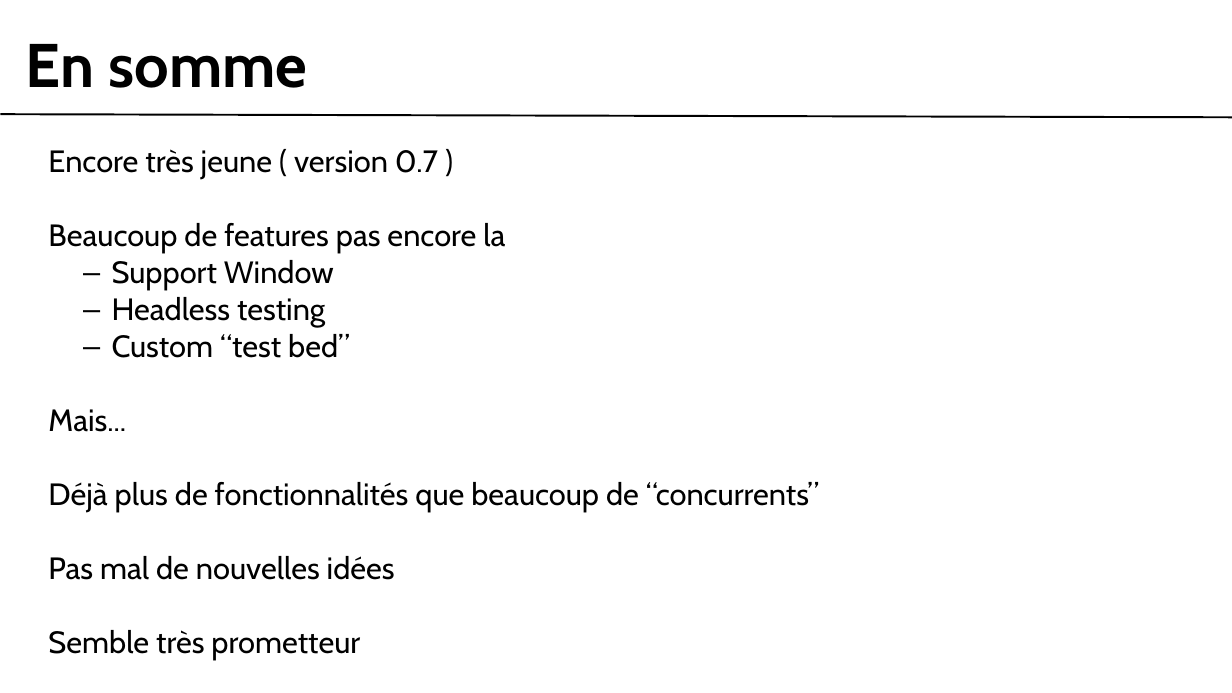
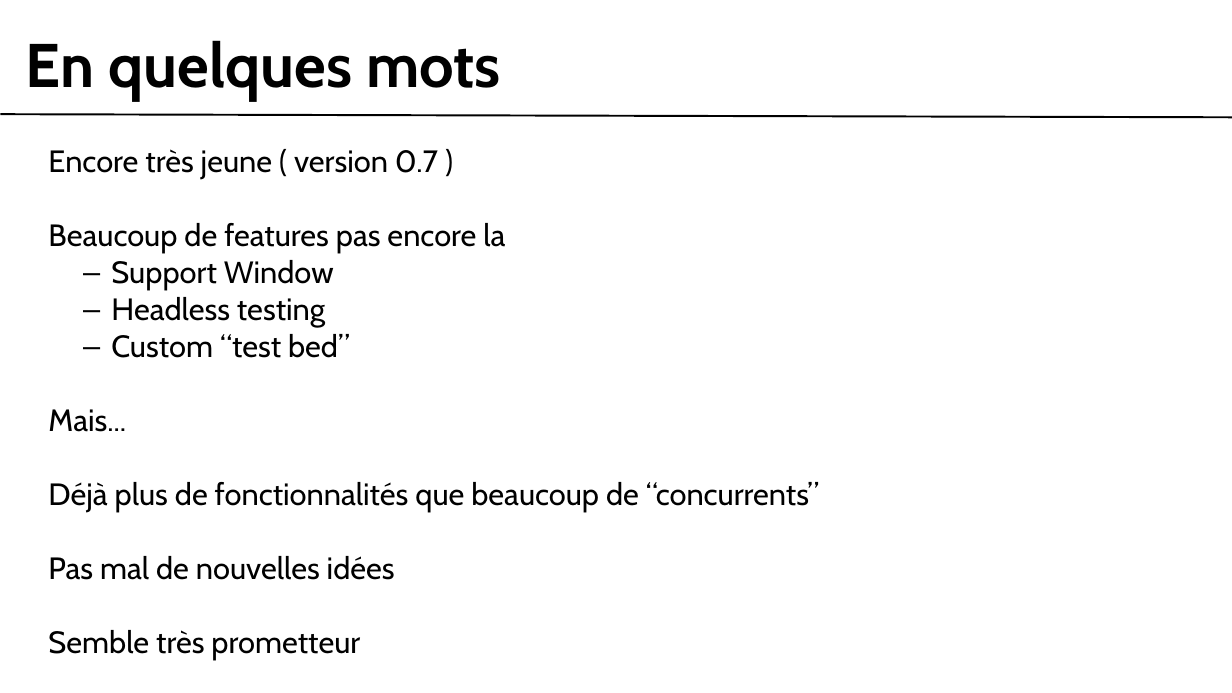
Before and after one commit to gobengo/devoxx-panorama-js-testing, a slide deck: slide 7 of doc/buster_part.ppt. Drawn at 1232x693 pixels with LibreOffice and Linux fonts; fonts in the diff are those of the drawing; background and template pictures are left out. Boxes give left, top, right and bottom in pixels: in the first picture for what was removed or moved away, otherwise in the second. Text is boxed around its words. In the diff, an @@ line names an element or a change of style, - is before the commit and + after.

```diff
--- a/doc/buster_part.ppt
+++ b/doc/buster_part.ppt
@@ text at (26, 40, 501, 101): text changed @@
-En somme
+En quelques mots
```
Also in this commit, not shown: 3 other slides changed, 1 other file.
